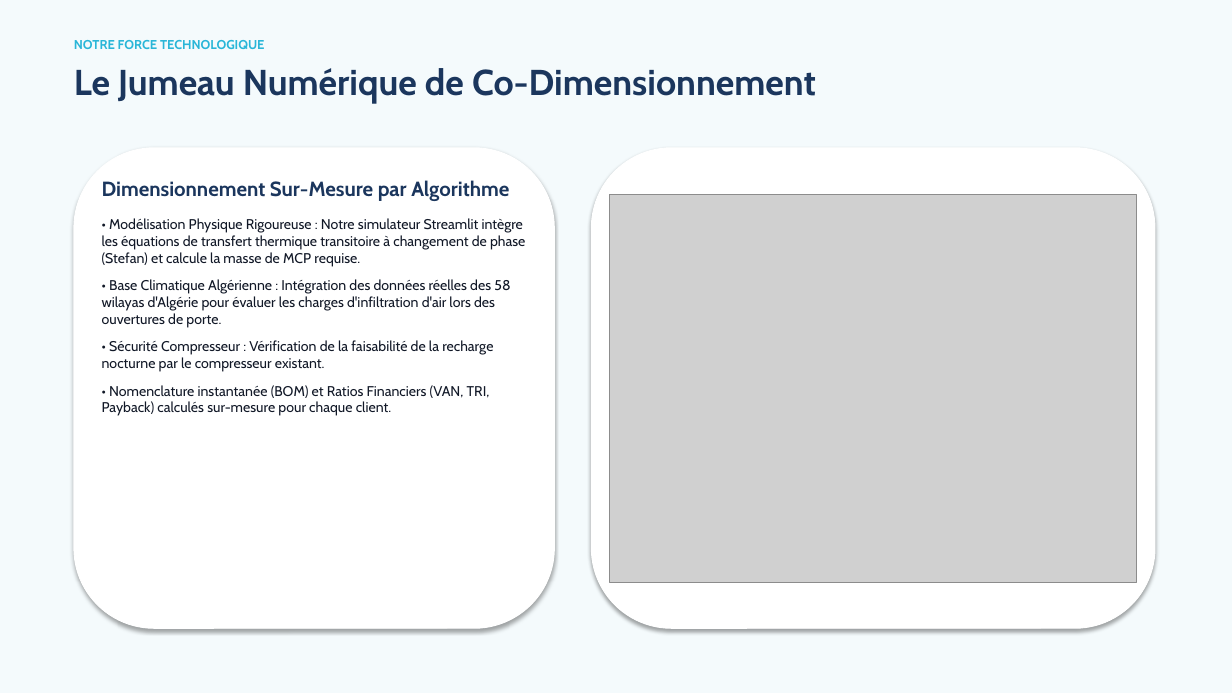
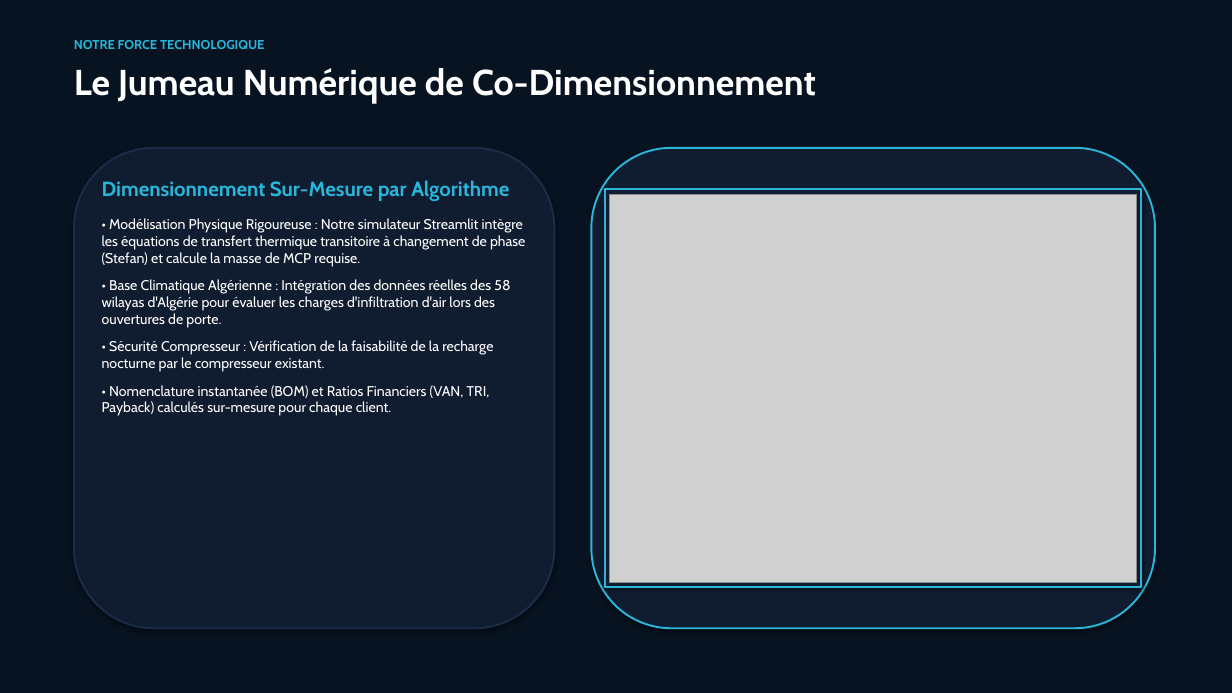
Before and after one commit to Islem-dev31/mcp-tes-simulator, a slide deck: slide 4 of kryodrop_pitch_deck.pptx. Drawn at 1232x693 pixels with LibreOffice and Linux fonts; fonts in the diff are those of the drawing; grey boxes stand for pictures. Boxes give left, top, right and bottom in pixels: in the first picture for what was removed or moved away, otherwise in the second. Text is boxed around its words. In the diff, an @@ line names an element or a change of style, - is before the commit and + after.

```diff
--- a/kryodrop_pitch_deck.pptx
+++ b/kryodrop_pitch_deck.pptx
@@ background #F4FAFC to #071321 @@
@@ text "Le Jumeau Numérique de Co-Dimensionnement" at [74,68,816,104]: text colour #1B365D to #FFFFFF @@
@@ rounded rectangle at [74,148,555,628]: fill #FFFFFF to #101C30; outline #FFFFFF 0.75 pt to #1B2C49 1.5 pt @@
@@ rounded rectangle at [592,148,1155,628]: fill #FFFFFF to #101C30; outline #FFFFFF 0.75 pt to #29B6D8 1.5 pt @@
@@ text "Dimensionnement Sur-Mesure par Algorithme" at [102,180,525,416]: text colour #1B365D to #29B6D8 in "Dimensionnement Sur-Mesure par Algorithme"; text colour #111827 to #FFFFFF @@
@@ rectangle added at [605,189,1141,587], fill #101C30, outline #29B6D8 1.5 pt @@
```
Also in this commit, not shown: 7 other slides changed, 2 other files.
